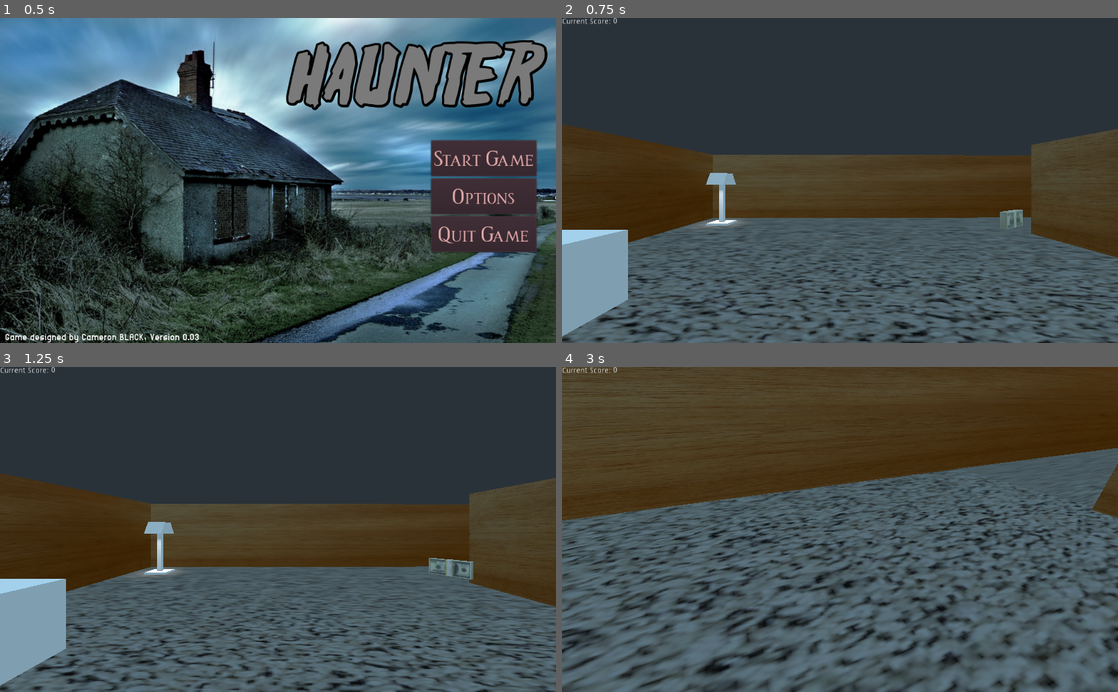
Above: before the commit, frames 1-4 (two rows, left to right).
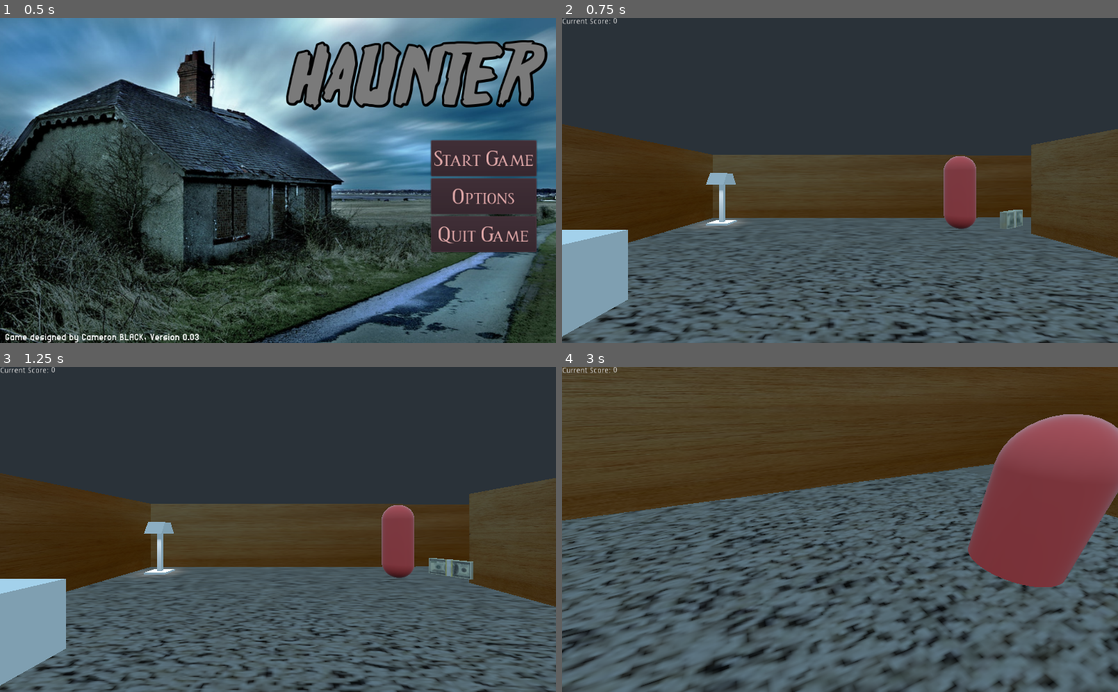
Above: after the commit, the same moments.

Repository: Camasamac/2022-Haunter
Game: Godot game, scene res://MainMenu/MainMenu.tscn
Same seed, same stepped clock (60 frames per second), same inputs: the game is played once before the commit and once after it.
Inputs (mouse positions are in pixels of both pictures, inside the frame that each line leads up to):
- Up to frame 1 (0.5 s): no input
- Up to frame 2 (0.75 s): click "Start Game" at 0.5 s
- Up to frame 3 (1.25 s): no input
- Up to frame 4 (3 s): move the mouse to (867, 529) at 1.27 s; press the mouse at (867, 529) at 1.28 s; hold W (player_forward) from 1.28 s (still down); tap Space (jump) at 1.52, 2.27 s; move the mouse to (812, 529) at 2.02 s; release the mouse at (812, 529) at 2.03 s; click (812, 529) at 2.1 s; move the mouse to (851, 523) at 2.77 s; press the mouse at (851, 523) at 2.78 s

Frame 1 is identical in both runs. In frame 2, 1.2% of the frame differs, in the area x 68-75%, y 42-65%; in frame 3, 1.2%; in frame 4, 10%, in the area x 73-100%, y 14-68%.

Commit message:
0.07.5 Bullet detects Meshes
Specifically, the enemy mesh. This can be used for later 'death' implementation for proper Enemy Hunting ingame. :,)

Diff:
--- a/Bullets/Bullet.gd
+++ b/Bullets/Bullet.gd
@@ -12,12 +12,12 @@
 
 # Again, as mentioned above the "Onready" function refers to this "func_ready()" section.
 # It makes sure that everything in this section is ready for executing anything.
-func _ready():
-	# This delays the time for one second until the bullet self-destructs.
-	# You can increase the value for the bullet's distance.
-	timer.set_wait_time(1)
-	#This "start()" function interacts with the "start()" function in the player3D.gd file
-	timer.start()
+# func _ready():
+#	# This delays the time for one second until the bullet self-destructs.
+#	# You can increase the value for the bullet's distance.
+#	timer.set_wait_time(1)
+#	#This "start()" function interacts with the "start()" function in the player3D.gd file
+#	timer.start()
 
 # These two functions control the bullet's movement.
 func start(xform):
@@ -29,7 +29,8 @@
 
 # If a bullet enters Anything, it will be destroyed
 func _on_Bullet_body_entered(body):
-	if body is StaticBody:
+	print(body.name)
+	if body.name is StaticBody:
 		queue_free()
 # Whenever the timer runs out, the timer will self-destruct (i.e disappear)
 func _on_Timer_timeout():
--- a/Bullets/Bullet.tscn
+++ b/Bullets/Bullet.tscn
@@ -22,8 +22,10 @@
 [node name="Bullet" type="MeshInstance" parent="."]
 transform = Transform( 0.3, 0, 0, 0, 0.3, 0, 0, 0, 0.333, 0, 0, 0 )
 mesh = SubResource( 1 )
-material/0 = null
 
 [node name="Timer" type="Timer" parent="."]
+wait_time = 4.085
+autostart = true
 
-[connection signal="timeout" from="Timer" to="Timer" method="_on_Timer_timeout"]
+[connection signal="body_entered" from="." to="." method="_on_Bullet_body_entered"]
+[connection signal="timeout" from="Timer" to="." method="_on_Timer_timeout"]
--- a/GameScene/Enemy.tscn
+++ b/GameScene/Enemy.tscn
@@ -12,23 +12,30 @@
 
 [sub_resource type="CapsuleShape" id=3]
 
+[sub_resource type="CapsuleShape" id=4]
+
 [node name="Enemy" type="KinematicBody"]
+transform = Transform( 0.837, 0, 0, 0, 0.784, 0, 0, 0, 1, 0, 2.17994, 0 )
 script = ExtResource( 1 )
 
 [node name="MeshInstance" type="MeshInstance" parent="."]
 transform = Transform( 1, 0, 0, 0, -4.37114e-08, -1, 0, 1, -4.37114e-08, 0, 0, 0 )
 mesh = SubResource( 2 )
-material/0 = null
 
 [node name="Area" type="Area" parent="."]
+transform = Transform( 1.001, 0, 0, 0, 1, 0, 0, 0, 1, 0, 0, 0 )
 
 [node name="CollisionShape" type="CollisionShape" parent="Area"]
-transform = Transform( 1, 0, 0, 0, 2.522, 0, 0, 0, 0.673, 0, 0, 0 )
+transform = Transform( 1.212, 0, 0, 0, 2.531, 0, 0, 0, 0.71, 0, 0, 0 )
 shape = SubResource( 3 )
 
 [node name="Timer" type="Timer" parent="Area"]
 wait_time = 2.0
 autostart = true
 
+[node name="CollisionShape" type="CollisionShape" parent="."]
+transform = Transform( 1.123, 0, 0, 0, 2.606, 0, 0, 0, 0.857, 0, 0.434971, 0 )
+shape = SubResource( 4 )
+
 [connection signal="body_entered" from="Area" to="." method="_on_Area_body_entered"]
 [connection signal="timeout" from="Area/Timer" to="." method="_on_Timer_timeout"]
--- a/GameScene/GameScene.tscn
+++ b/GameScene/GameScene.tscn
@@ -262,7 +262,7 @@
 [node name="Navigation" type="Navigation" parent="."]
 
 [node name="Enemy" parent="Navigation" instance=ExtResource( 4 )]
-transform = Transform( 1, 0, 0, 0, 1, 0, 0, 0, 1, -33.931, 2.57801, 18.9772 )
+transform = Transform( 1, 0, 0, 0, 1, 0, 0, 0, 1, -7.80771, 2.57801, 6.74728 )
 
 [node name="NavigationMeshInstance" type="NavigationMeshInstance" parent="Navigation"]
 navmesh = SubResource( 10 )
@@ -634,7 +634,6 @@
 [node name="Ceiling1" type="MeshInstance" parent="."]
 transform = Transform( -1.3, 8.74228e-08, 0, -1.1365e-07, -1, 0, 0, 0, 1.3, 0.467607, 5.73902, -0.334311 )
 mesh = SubResource( 1 )
-material/0 = null
 
 [node name="StaticBody" type="StaticBody" parent="Ceiling1"]
 
@@ -648,7 +647,6 @@
 [node name="Ceiling2" type="MeshInstance" parent="."]
 transform = Transform( -1.7, 1.50996e-07, 0, -2.56693e-07, -1, 0, 0, 0, 1.3, -27.7687, 5.6619, -0.949671 )
 mesh = SubResource( 1 )
-material/0 = null
 
 [node name="StaticBody" type="StaticBody" parent="Ceiling2"]
 
@@ -662,7 +660,6 @@
 [node name="Ceiling3" type="MeshInstance" parent="."]
 transform = Transform( -1.3, 1.50996e-07, 0, -1.96295e-07, -1, 0, 0, 0, 1.3, -32.4849, 8.51464, 23.9382 )
 mesh = SubResource( 1 )
-material/0 = null
 
 [node name="StaticBody" type="StaticBody" parent="Ceiling3"]
 
@@ -676,7 +673,6 @@
 [node name="Ceiling4" type="MeshInstance" parent="."]
 transform = Transform( -2.543, 1.50996e-07, 0, -3.83982e-07, -1, 0, 0, 0, 2.2, -6.47937, 5.66991, 58.1775 )
 mesh = SubResource( 1 )
-material/0 = null
 
 [node name="StaticBody" type="StaticBody" parent="Ceiling4"]
 
@@ -690,7 +686,6 @@
 [node name="Ceiling5" type="MeshInstance" parent="."]
 transform = Transform( -1.1, 1.50996e-07, 0, -1.66095e-07, -1, 0, 0, 0, 1.2, -1.73105, 5.91408, 26.1808 )
 mesh = SubResource( 1 )
-material/0 = null
 
 [node name="StaticBody" type="StaticBody" parent="Ceiling5"]
 
@@ -704,7 +699,6 @@
 [node name="Ceiling6" type="MeshInstance" parent="."]
 transform = Transform( -3.8, 1.50996e-07, 0, -5.73784e-07, -1, 0, 0, 0, 5.4, -68.5627, 13.6353, 28.0098 )
 mesh = SubResource( 1 )
-material/0 = null
 
 [node name="StaticBody" type="StaticBody" parent="Ceiling6"]
 
@@ -718,7 +712,6 @@
 [node name="Ceiling7" type="MeshInstance" parent="."]
 transform = Transform( -0.7, 1.50996e-07, 0, -1.05697e-07, -1, 0, 0, 0, 0.8, -72.6241, 5.92112, 41.9042 )
 mesh = SubResource( 1 )
-material/0 = null
 
 [node name="StaticBody" type="StaticBody" parent="Ceiling7"]
 
@@ -732,7 +725,6 @@
 [node name="Ceiling8" type="MeshInstance" parent="."]
 transform = Transform( -0.7, 1.50996e-07, 0, -1.05697e-07, -1, 0, 0, 0, 0.8, -94.6242, 5.92112, 9.92513 )
 mesh = SubResource( 1 )
-material/0 = null
 
 [node name="StaticBody" type="StaticBody" parent="Ceiling8"]
 
@@ -746,7 +738,6 @@
 [node name="Ceiling9" type="MeshInstance" parent="."]
 transform = Transform( -3.5, 1.50996e-07, 0, -5.28485e-07, -1, 0, 0, 0, 3, -137.573, 40.9369, 26.3834 )
 mesh = SubResource( 1 )
-material/0 = null
 
 [node name="StaticBody" type="StaticBody" parent="Ceiling9"]
 
Not shown: 1 places in GameScene/Enemy.tscn that only renumber resources
